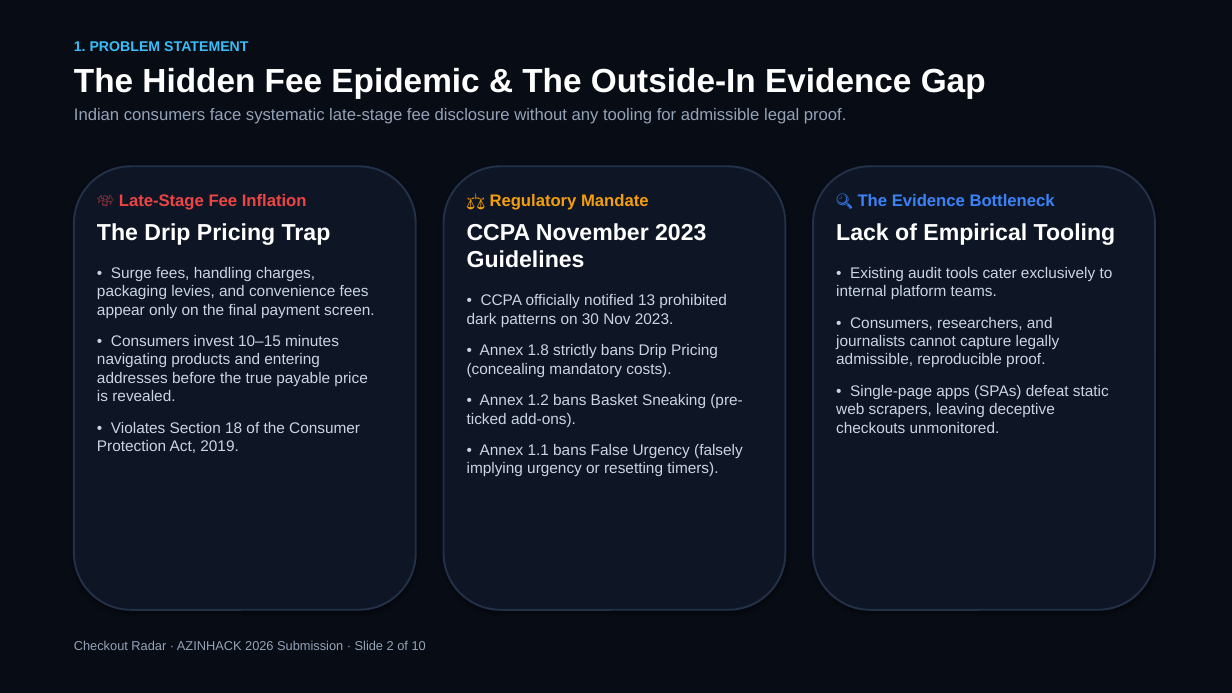
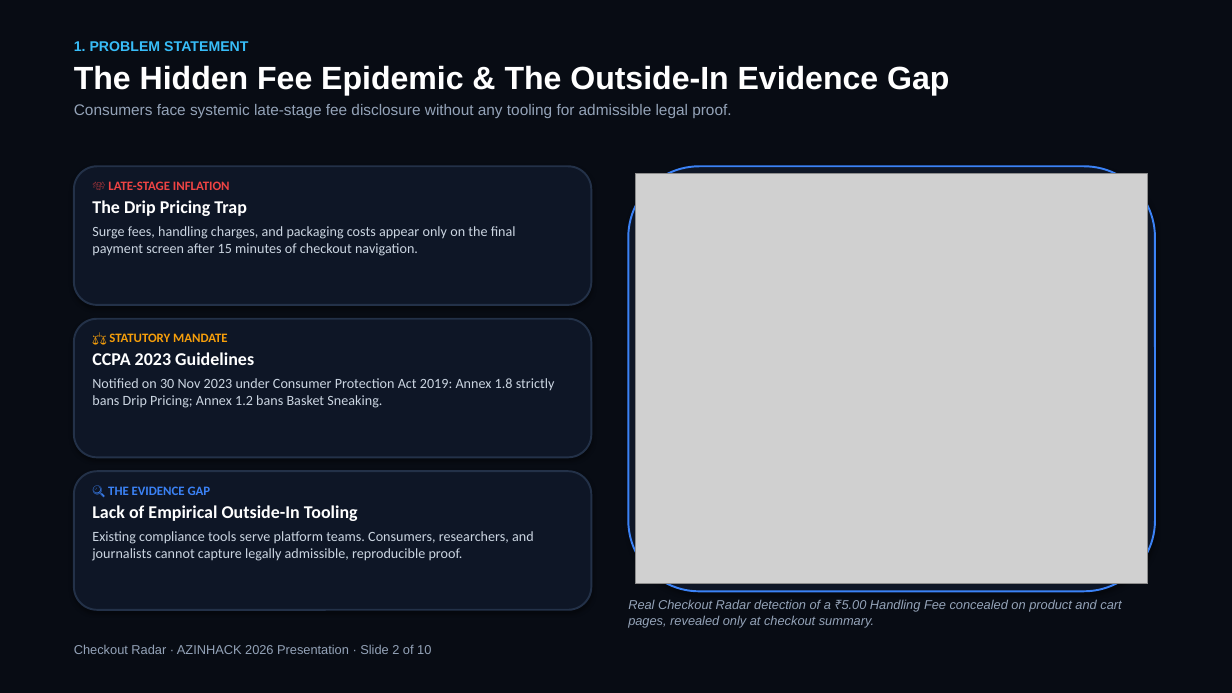
Before and after one commit to patchyevolve/CheckOutRadar, a slide deck: slide 2 of docs/pitch/Checkout_Radar_AZINHACK_2026.pptx. Drawn at 1232x693 pixels with LibreOffice and Linux fonts; fonts in the diff are those of the drawing; grey boxes stand for pictures. Boxes give left, top, right and bottom in pixels: in the first picture for what was removed or moved away, otherwise in the second. Text is boxed around its words. In the diff, an @@ line names an element or a change of style, - is before the commit and + after.

Commit message:
docs(pitch): upgrade pitch presentation with rich visual layout, embedded UI screenshots, and presentation runbook

```diff
--- a/docs/pitch/Checkout_Radar_AZINHACK_2026.pptx
+++ b/docs/pitch/Checkout_Radar_AZINHACK_2026.pptx
@@ text at (74, 41, 949, 96): size 26 to 25 pt in "The Hidden Fee Epidemic & The Outside-In ..."; less space between paragraphs @@
@@ text at (74, 104, 731, 118): text changed; size 13 to 12 pt @@
-Indian consumers face systematic late-stage fee disclosure without any tooling for admissible legal proof.
+Consumers face systemic late-stage fee disclosure without any tooling for admissible legal proof.
@@ rounded rectangle: place and size @@
-rounded rectangle at (74, 166, 416, 610)
+rounded rectangle at (74, 166, 592, 305)
@@ text "💸 LATE-STAGE INFLATION": place and size @@
-text "💸 LATE-STAGE INFLATION" at (97, 194, 374, 453)
+text "💸 LATE-STAGE INFLATION" at (92, 181, 516, 256)
@@ rounded rectangle added at (628, 166, 1155, 592), fill #0E1626, outline #3B82F6 1.5 pt @@
@@ picture added at (636, 174, 1148, 584) @@
@@ text at (92, 200, 247, 216): size 18 to 14 pt, font Arial to Calibri in "The Drip Pricing Trap"; less space between paragraphs @@
@@ text at (108, 181, 230, 190): text changed; size 13 to 10 pt; font Arial to Calibri @@
-💸 Late-Stage Fee Inflation
+💸 LATE-STAGE INFLATION
@@ text at (92, 226, 516, 256): text changed; size 12 to 11 pt; font Arial to Calibri @@
-• Surge fees, handling charges, packaging levies, and convenience fees appear only on the final payment screen.
-• Consumers invest 10–15 minutes navigating products and entering addresses before the true payable price is revealed.
-• Violates Section 18 of the Consumer Protection Act, 2019.
+Surge fees, handling charges, and packaging costs appear only on the final payment screen after 15 minutes of checkout navigation.
@@ rounded rectangle: place and size @@
-rounded rectangle at (444, 166, 786, 610)
+rounded rectangle at (74, 319, 592, 457)
@@ text at (92, 333, 555, 408): text changed; size 12 to 11 pt; font Arial to Calibri @@
-⚖️ Regulatory Mandate
-CCPA November 2023 Guidelines
-• CCPA officially notified 13 prohibited dark patterns on 30 Nov 2023.
-• Annex 1.8 strictly bans Drip Pricing (concealing mandatory costs).
-• Annex 1.2 bans Basket Sneaking (pre-ticked add-ons).
-• Annex 1.1 bans False Urgency (falsely implying urgency or resetting timers).
+⚖️ STATUTORY MANDATE
+CCPA 2023 Guidelines
+Notified on 30 Nov 2023 under Consumer Protection Act 2019: Annex 1.8 strictly bans Drip Pricing; Annex 1.2 bans Basket Sneaking.
@@ rounded rectangle: place and size @@
-rounded rectangle at (813, 166, 1155, 610)
+rounded rectangle at (74, 471, 592, 610)
@@ text at (92, 486, 534, 561): text changed; size 12 to 11 pt; font Arial to Calibri @@
-🔍 The Evidence Bottleneck
-Lack of Empirical Tooling
-• Existing audit tools cater exclusively to internal platform teams.
-• Consumers, researchers, and journalists cannot capture legally admissible, reproducible proof.
-• Single-page apps (SPAs) defeat static web scrapers, leaving deceptive checkouts unmonitored.
+🔍 THE EVIDENCE GAP
+Lack of Empirical Outside-In Tooling
+Existing compliance tools serve platform teams. Consumers, researchers, and journalists cannot capture legally admissible, reproducible proof.
@@ text added at (628, 599, 1121, 627), 10 pt, text #94A3B8, italic @@
+Real Checkout Radar detection of a ₹5.00 Handling Fee concealed on product and cart pages, revealed only at checkout summary.
@@ text at (74, 644, 431, 654): text changed @@
-Checkout Radar · AZINHACK 2026 Submission · Slide 2 of 10
+Checkout Radar · AZINHACK 2026 Presentation · Slide 2 of 10
```
Also in this commit, not shown: 8 other slides changed, 1 slide added, 1 slide removed, 13 other files.
